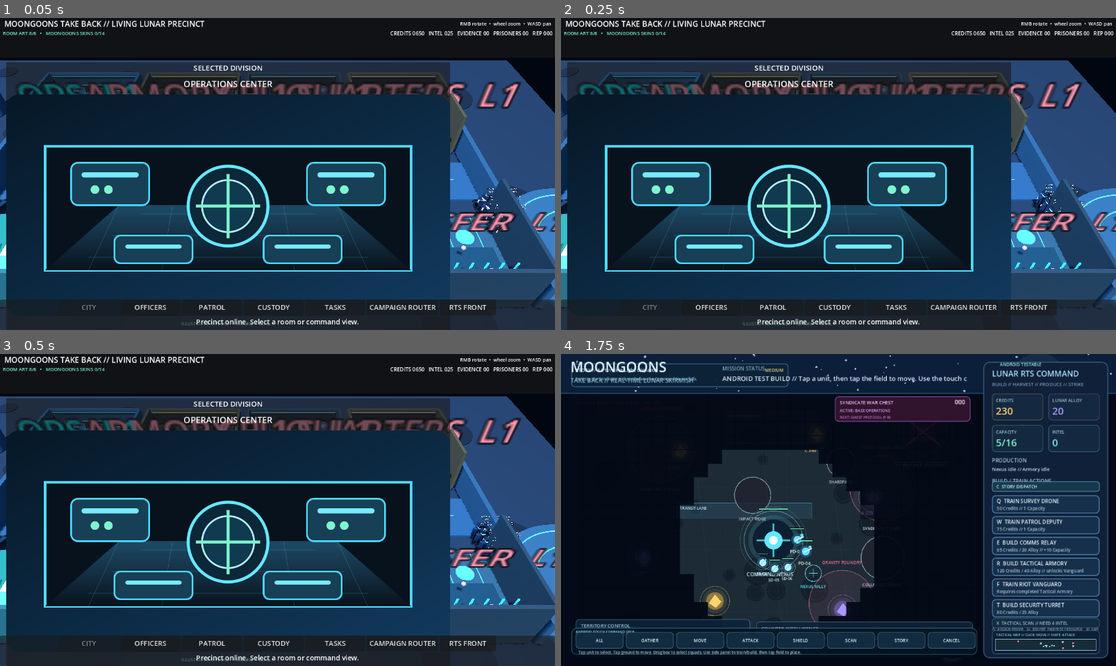
Above: before the commit, frames 1-4 (two rows, left to right).
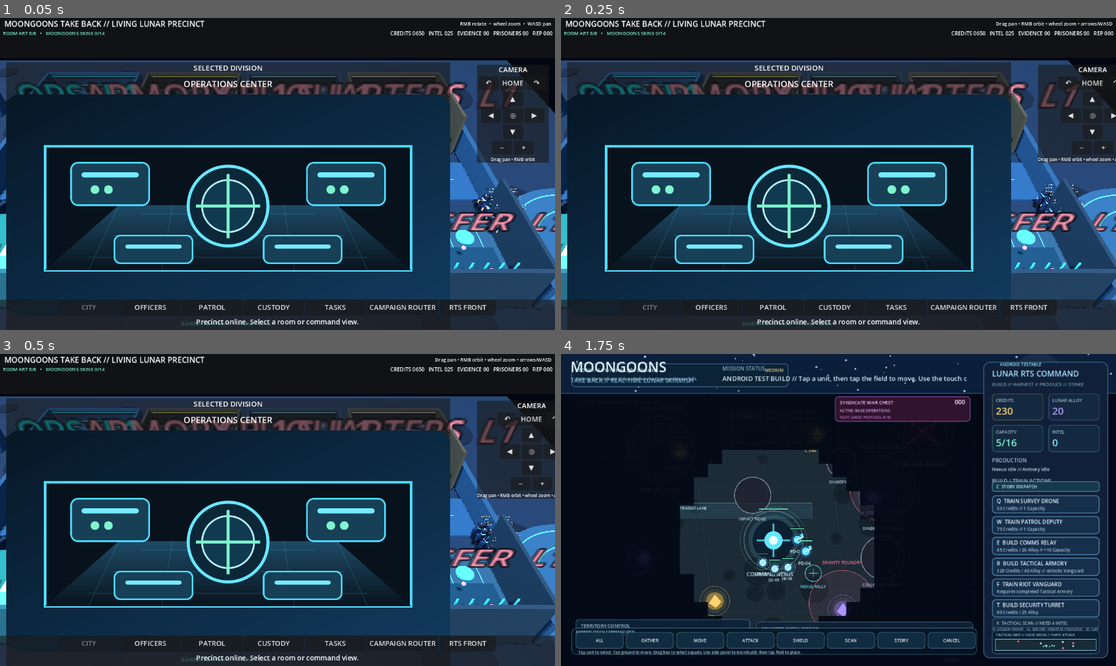
Above: after the commit, the same moments.

Repository: POTD725/MoonGoons-Take-Back
Game: Godot game, scene res://scenes/LivingPrecinct.tscn
Two runs of this game, one before a commit and one after it. Both use one fixed random seed, a clock stepped at 60 frames per second and the inputs below. This scene is started directly instead of the project's main scene.
Inputs (mouse positions are in pixels of both pictures, inside the frame that each line leads up to):
- Up to frame 1 (0.05 s): no input
- Up to frame 2 (0.25 s): no input
- Up to frame 3 (0.5 s): no input
- Up to frame 4 (1.75 s): click "CAMPAIGN ROUTER" at 0.5 s; tap Enter at 1.25 s; move the mouse to (960, 494) at 1.27 s; hold D from 1.28 s (still down); tap Q at 1.35 s; click (960, 494) at 1.42 s

The runs differ from the first frame. In frame 1, 3.6% of the frame differs, in the area x 85-99%, y 14-47%; in frame 2, 4.0%, in the area x 78-100%, y 1-47%; in frame 3, 4.0%; in frame 4, nothing differs.

Commit message:
Attach camera input bridge beside UI polish

Diff:
--- a/scenes/LivingPrecinct.tscn
+++ b/scenes/LivingPrecinct.tscn
@@ -1,10 +1,14 @@
-[gd_scene load_steps=3 format=3]
+[gd_scene load_steps=4 format=3]
 
 [ext_resource type="Script" path="res://scripts/living_precinct.gd" id="1_living"]
 [ext_resource type="Script" path="res://scripts/living_precinct_ui_polish.gd" id="2_polish"]
+[ext_resource type="Script" path="res://scripts/living_precinct_input_bridge.gd" id="3_input"]
 
 [node name="LivingMoonGoonsPrecinct" type="Node3D"]
 script = ExtResource("1_living")
 
 [node name="VisualPolish" type="Node" parent="."]
 script = ExtResource("2_polish")
+
+[node name="CameraInputBridge" type="Node" parent="."]
+script = ExtResource("3_input")
